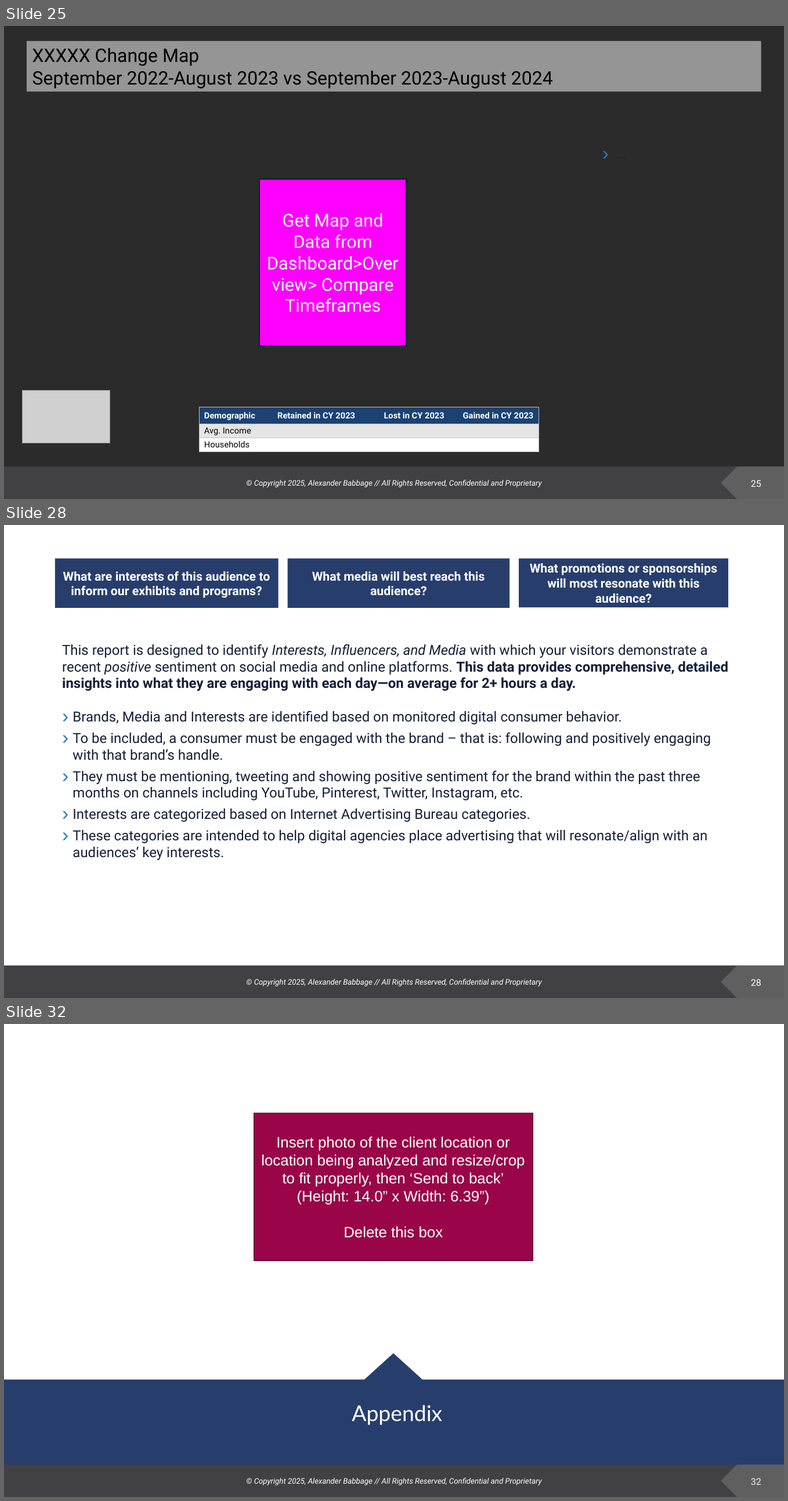
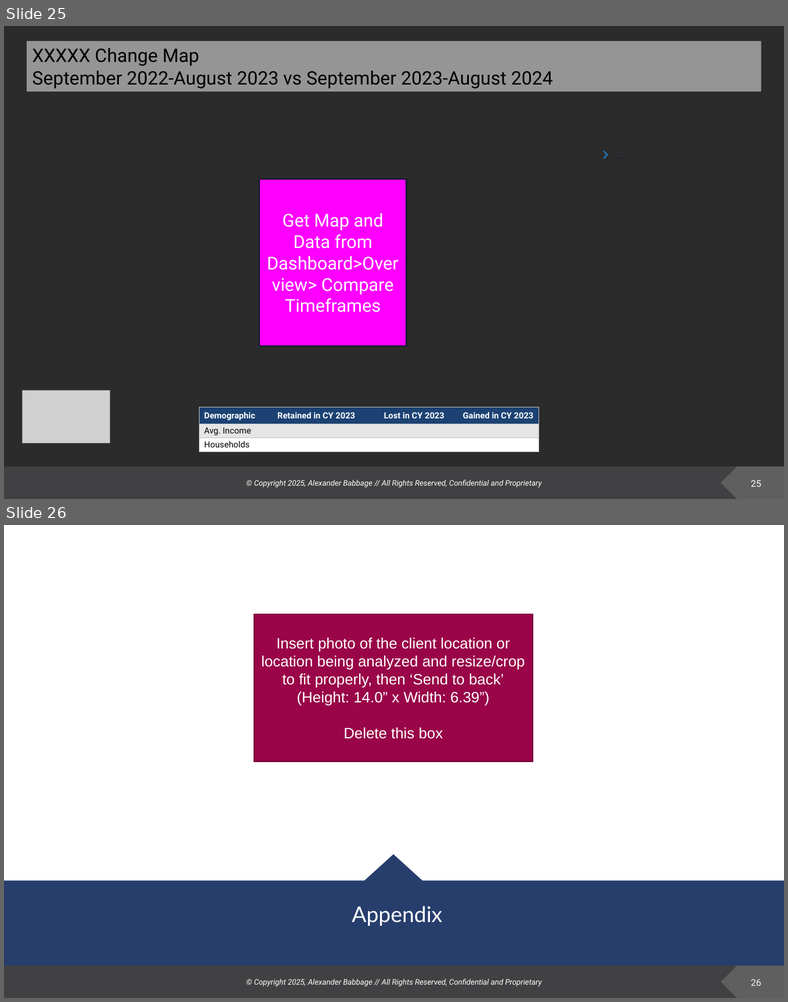
Before and after one commit to deeemdeeem/tt-report-automation, a slide deck: TT_report.pptx. Shown one above the other, each under a label of ours: slides 25, 28 and 32 before the commit, slides 25 and 26 after it; the slides between them are not shown. The pictures are 788x1501 and 788x1002 pixels, drawn with LibreOffice and Linux fonts; fonts in the diff are those of the drawing; grey boxes stand for pictures; background and template pictures are left out; a plain dark background stands for a picture behind light text. Boxes give left, top, right and bottom in pixels: in the first picture for what was removed or moved away, otherwise in the second. Text is boxed around its words. In the diff, an @@ line names an element or a change of style, - is before the commit and + after.

```diff
--- a/TT_report.pptx
+++ b/TT_report.pptx
@@ slide 28 removed at [4, 525, 784, 998], background #FFFFFF; not listed: 3 template elements that a slide beside it also shows @@
@@ rectangle removed at [54, 559, 278, 608] @@
-What are interests of this audience to inform our exhibits and programs?
@@ rectangle removed at [288, 559, 510, 608] @@
-What media will best reach this audience?
@@ rectangle removed at [518, 559, 728, 607] @@
-What promotions or sponsorships will most resonate with this audience?
@@ text removed at [62, 644, 728, 860] @@
-This report is designed to identify Interests, Influencers, and Media with which your visitors demonstrate a recent positive sentiment on social media and online platforms. This data provides comprehensive, detailed insights into what they are engaging with each day—on average for 2+ hours a day.
-› Brands, Media and Interests are identified based on monitored digital consumer behavior.
-› To be included, a consumer must be engaged with the brand – that is: following and positively engaging with that brand’s handle.
-› They must be mentioning, tweeting and showing positive sentiment for the brand within the past three months on channels including YouTube, Pinterest, Twitter, Instagram, etc.
-› Interests are categorized based on Internet Advertising Bureau categories.
-› These categories are intended to help digital agencies place advertising that will resonate/align with an audiences’ key interests.
@@ page number removed at [750, 979, 761, 986] @@
-28
@@ what was slide 32 is now slide 26 @@
@@ page number at [750, 979, 761, 986]: text changed @@
-32
+26
```
Also in this commit, not shown: 4 slides changed, 5 other slides removed, 3 other files.
